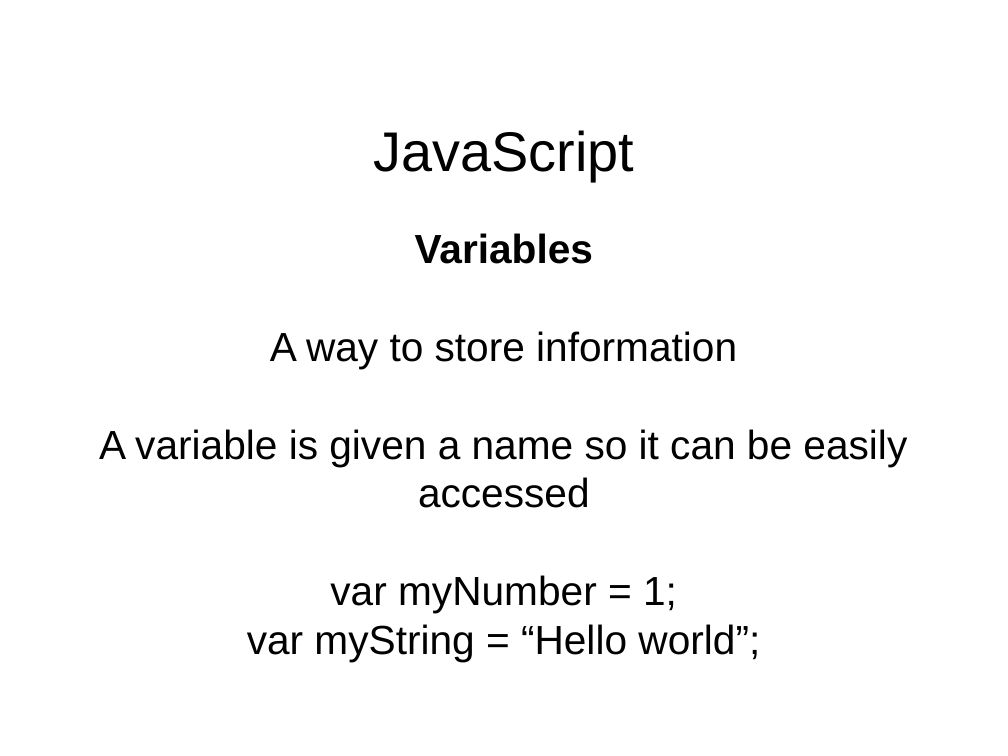
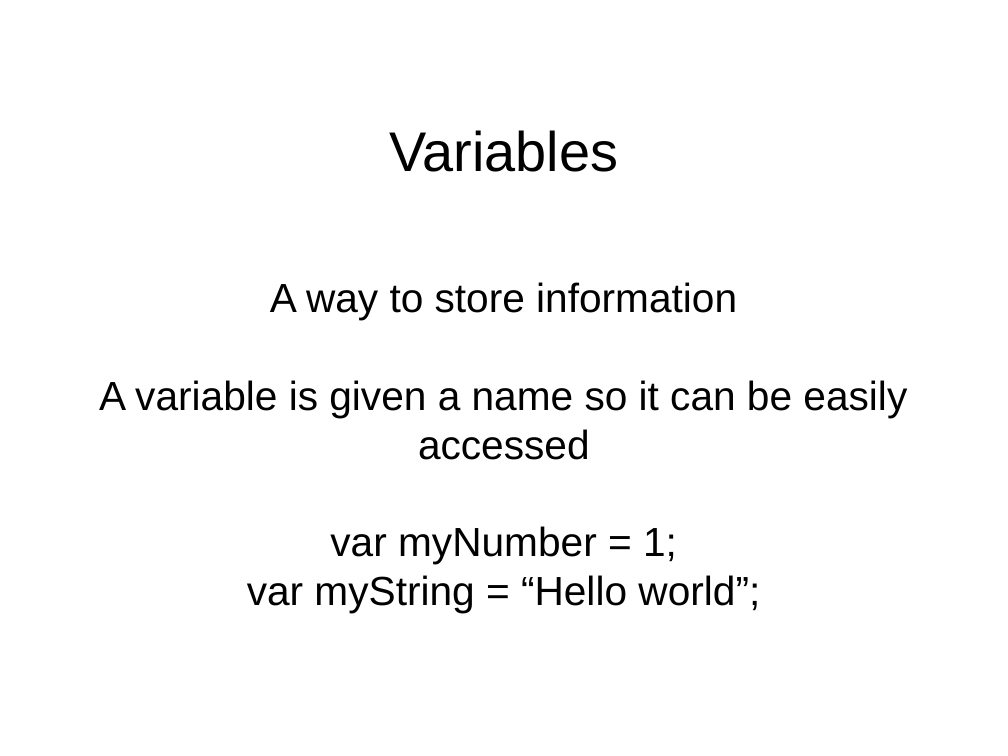
Before and after one commit to bark4mark/learning-programming, a slide deck: slide 10 of slides/Day 1.odp (slide 9 before the commit). Drawn at 1008x756 pixels with LibreOffice and Linux fonts; fonts in the diff are those of the drawing; background and template pictures are left out. Boxes give left, top, right and bottom in pixels: in the first picture for what was removed or moved away, otherwise in the second. Text is boxed around its words. In the diff, an @@ line names an element or a change of style, - is before the commit and + after.

```diff
--- a/slides/Day 1.odp
+++ b/slides/Day 1.odp
@@ title at (389, 130, 618, 172): text changed @@
-JavaScript
+Variables
@@ subtitle at (415, 233, 593, 264): paragraph removed @@
-Variables
```
Also in this commit, not shown: 3 other slides changed, 10 slides added, 1 other file.
